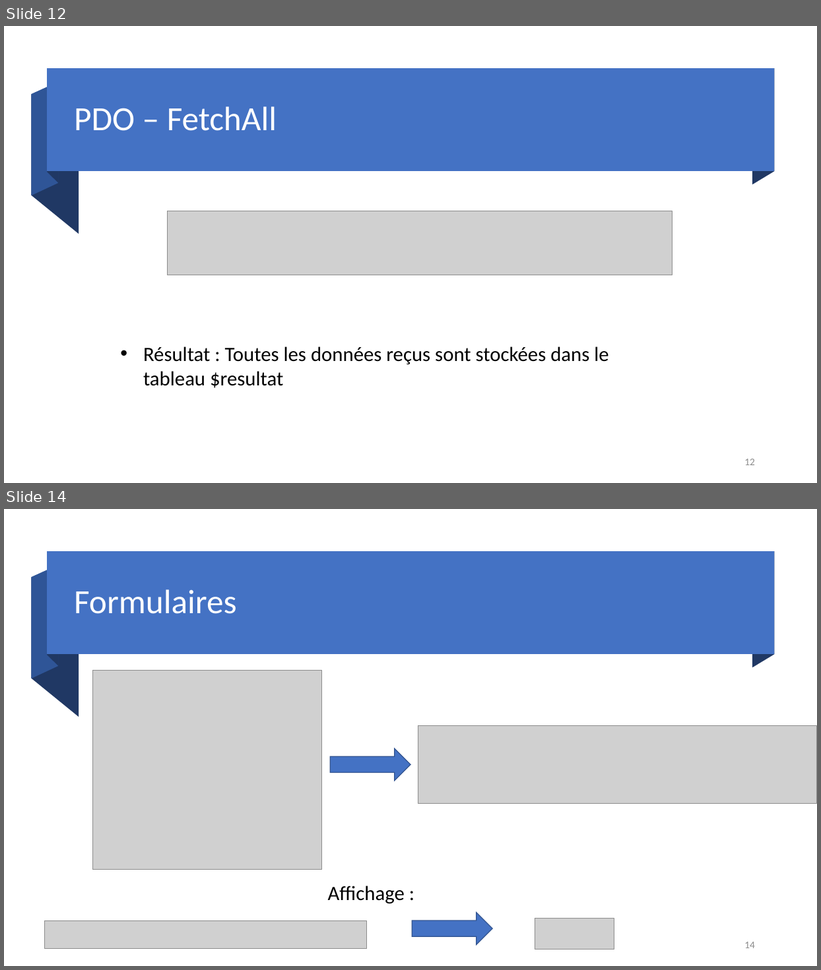
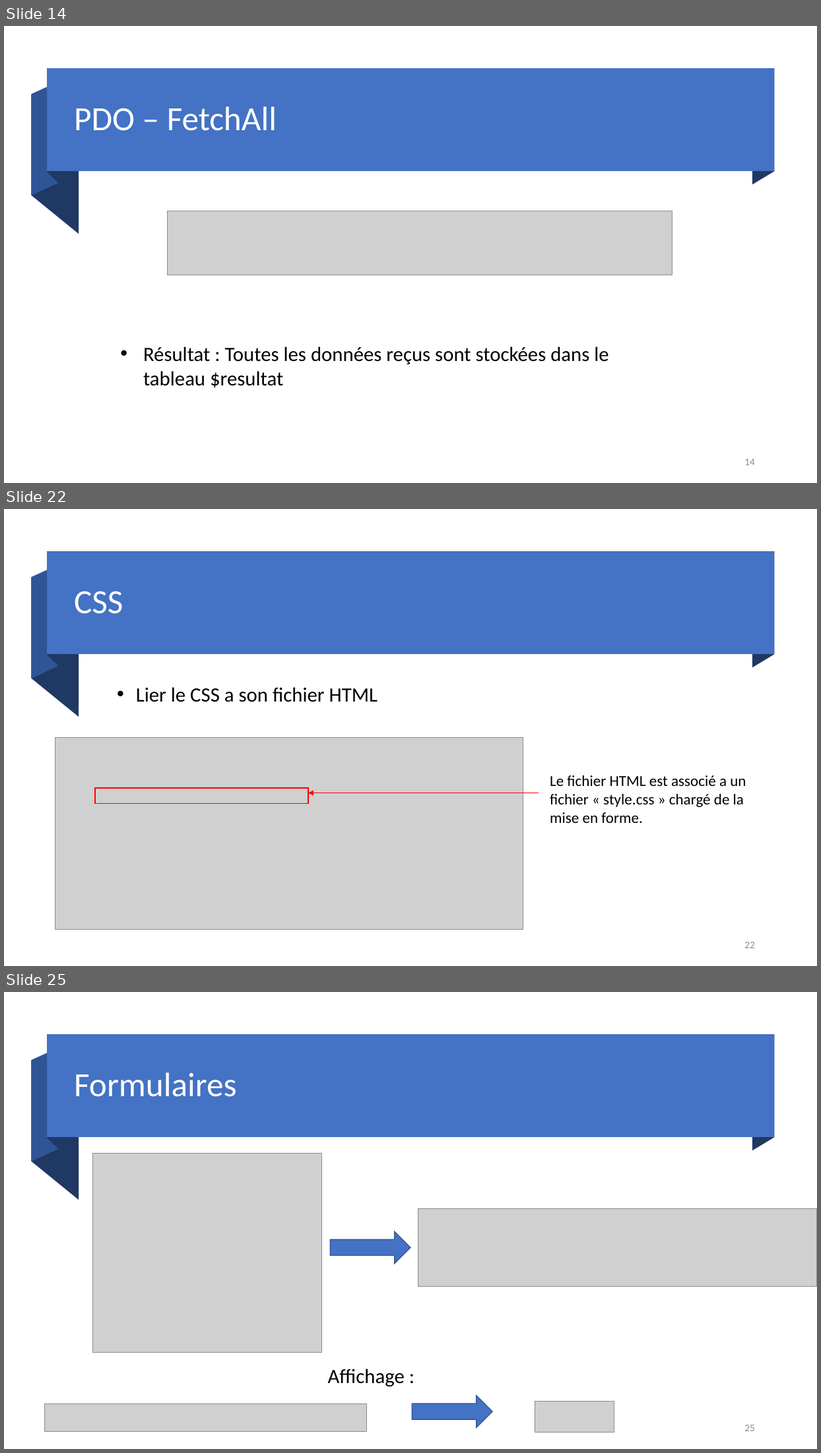
Before and after one commit to DylanMielot/FormationFormateur, a slide deck: Formation de formateur.pptx. Shown one above the other, each under a label of ours: slides 12 and 14 before the commit, slides 14, 22 and 25 after it; the slides between them are not shown. The pictures are 821x970 and 821x1453 pixels, drawn with LibreOffice and Linux fonts; fonts in the diff are those of the drawing; grey boxes stand for pictures. Boxes give left, top, right and bottom in pixels: in the first picture for what was removed or moved away, otherwise in the second. Text is boxed around its words. In the diff, an @@ line names an element or a change of style, - is before the commit and + after.

Commit message:
Powerpoint

```diff
--- a/Formation de formateur.pptx
+++ b/Formation de formateur.pptx
@@ slide 22 added at <box>4,509,817,966</box>, background #FFFFFF @@
@@ freeform shape added at <box>32,565,58,679</box>, fill #2F5597 @@
@@ rectangle added at <box>47,552,774,655</box>, fill #4472C4 @@
@@ freeform shape added at <box>48,552,58,666</box>, fill #203864 @@
@@ freeform shape added at <box>752,552,774,668</box>, fill #203864 @@
@@ freeform shape added at <box>32,578,79,717</box>, fill #203864 @@
@@ title added at <box>74,591,123,614</box>, 40 pt, text #FFFFFF @@
+CSS
@@ text added at <box>136,687,378,702</box>, 24 pt, text #000000 @@
+• Lier le CSS a son fichier HTML
@@ picture added at <box>55,738,523,930</box> @@
@@ text added at <box>550,776,746,823</box>, 18 pt, text #000000 @@
+Le fichier HTML est associé a un fichier « style.css » chargé de la mise en forme.
@@ rectangle added at <box>96,788,309,804</box>, outline #FF0000 1 pt @@
@@ arrow added from (539, 793) to (308, 793), #FF0000 0.5 pt @@
@@ page number added at <box>745,942,755,949</box>, 12 pt, text #8C8C8C @@
+22
@@ what was slide 12 is now slide 14 @@
@@ page number at <box>745,459,755,466</box>: text changed @@
-12
+14
@@ what was slide 14 is now slide 25 @@
@@ page number at <box>745,1425,755,1432</box>: text changed @@
-14
+25
```
Also in this commit, not shown: 1 slide changed, 11 other slides added.
